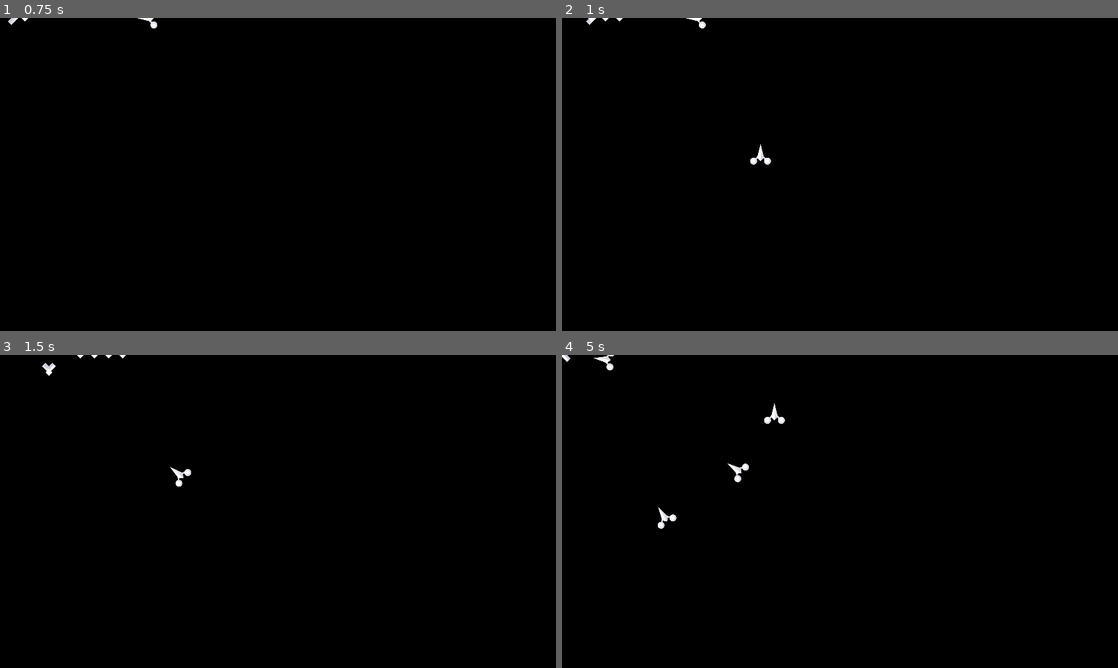
Above: before the commit, frames 1-4 (two rows, left to right).
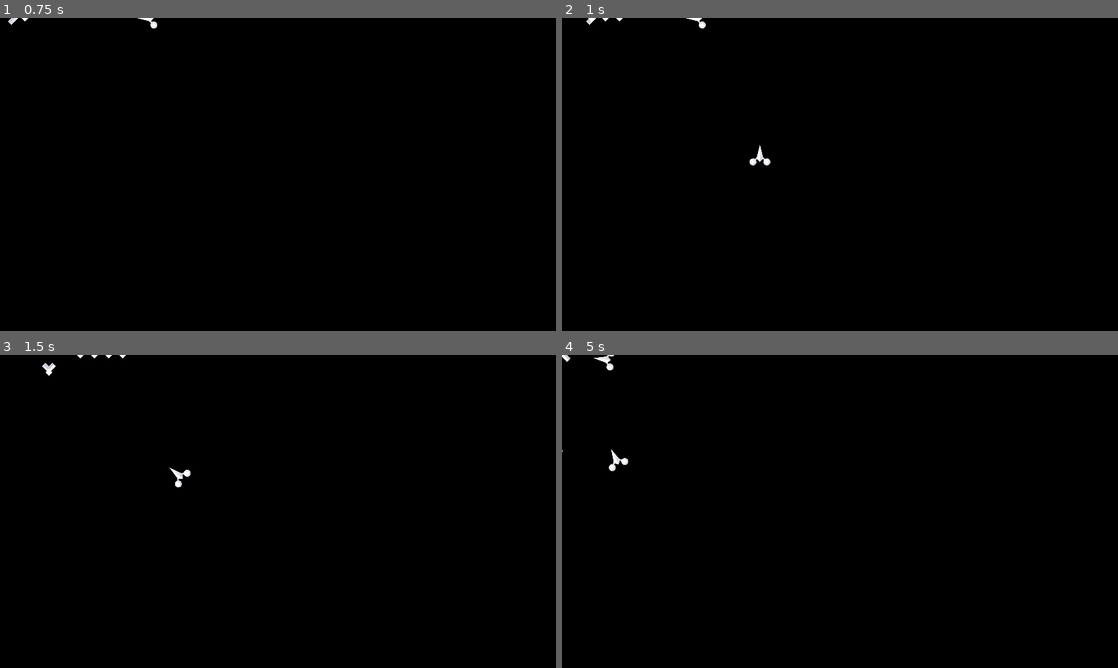
Above: after the commit, the same moments.

Repository: wdfeer/spaceshooter
Game: Godot game, scene res://src/game.tscn
The game is run twice, just before and just after one commit, with the same random seed, the same clock (stepped at 60 frames per second) and the same inputs.
Inputs (mouse positions are in pixels of both pictures, inside the frame that each line leads up to):
- Up to frame 1 (0.75 s): move the mouse to (400, 158) at 0.52 s; press the mouse at (400, 158) at 0.53 s; hold D (right) from 0.53 s (still down)
- Up to frame 2 (1 s): keep holding D (right)
- Up to frame 3 (1.5 s): move the mouse to (166, 527) at 1.27 s; release D (right) at 1.28 s; release the mouse at (166, 527) at 1.28 s; hold S (down) from 1.28 s (still down); click (166, 527) at 1.35 s
- Up to frame 4 (5 s): move the mouse to (895, 442) at 2.02 s; release S (down) at 2.03 s; press the mouse at (895, 442) at 2.03 s; hold D (right) 2.03-2.78 s; move the mouse to (812, 574) at 2.77 s; release the mouse at (812, 574) at 2.78 s; hold W (up) 2.78-3.53 s; click (812, 574) at 2.85 s; move the mouse to (1006, 558) at 3.52 s; press the mouse at (1006, 558) at 3.53 s; hold A (left) from 3.53 s (still down); move the mouse to (673, 464) at 4.27 s; release the mouse at (673, 464) at 4.28 s; click (673, 464) at 4.35 s

Frame 1 is identical in both runs. In frame 2, less than 0.1% of the frame differs, in the area x 33-38%, y 40-48%; in frame 3, less than 0.1%; in frame 4, 0.4%, in the area x 0-41%, y 0-56%.

Commit message:
Refactor

Diff:
--- a/src/enemy.gd
+++ b/src/enemy.gd
@@ -15,7 +15,6 @@
 		return player.global_position
 	return Vector2.ZERO
 
-
 func _on_area_entered(area: Area2D) -> void:
 	if area is Player:
 		area.queue_free()
--- a/src/enemy.tscn
+++ b/src/enemy.tscn
@@ -6,10 +6,10 @@
 [node name="Enemy" type="Area2D"]
 script = ExtResource("1_f50iw")
 
-[node name="Sprite2D" type="Sprite2D" parent="."]
-texture = ExtResource("1_h06jl")
-
 [node name="CollisionPolygon2D" type="CollisionPolygon2D" parent="."]
 polygon = PackedVector2Array(-48, 32, -40, 16, -24, 16, -16, 8, 0, -48, 16, 8, 24, 16, 40, 16, 48, 32, 40, 48, 24, 48, 16, 32, 16, 24, 0, 32, -16, 24, -16, 32, -24, 48, -40, 48)
 
+[node name="Sprite2D" type="Sprite2D" parent="CollisionPolygon2D"]
+texture = ExtResource("1_h06jl")
+
 [connection signal="area_entered" from="." to="." method="_on_area_entered"]
--- a/src/game.gd
+++ b/src/enemy_spawner.gd
@@ -1,20 +1,19 @@
-extends Node2D
-
-# Called every frame. 'delta' is the elapsed time since the previous frame.
-func _process(delta: float) -> void:
-	process_enemy_spawn(delta)
+extends Node
 
 const ENEMY_SPAWN_INTERVAL = 1
 const ENEMY_SPAWN_DISTANCE = 1000
 @export
 var enemy_scene: PackedScene
 var enemy_spawn_timer = 0
-func process_enemy_spawn(delta: float):
+@onready
+var game: Node2D = $".."
+
+func _process(delta: float) -> void:
 	enemy_spawn_timer += delta
 	if enemy_spawn_timer > ENEMY_SPAWN_INTERVAL:
 		var enemy: Node2D = enemy_scene.instantiate()
-		var player: Node2D = $"Player"
+		var player: Node2D = game.get_node("Player")
 		var spawn_pos: Vector2 = player.global_position + Vector2.from_angle(randf_range(0, 2 * PI)) * ENEMY_SPAWN_DISTANCE
 		enemy.global_position = spawn_pos
-		add_child(enemy)
+		game.add_child(enemy)
 		enemy_spawn_timer = 0
--- a/src/game.tscn
+++ b/src/game.tscn
@@ -1,11 +1,13 @@
 [gd_scene load_steps=4 format=3 uid="uid://1jqojvimrfhr"]
 
-[ext_resource type="Script" path="res://src/game.gd" id="1_d28xl"]
 [ext_resource type="PackedScene" uid="uid://bbwre6tb1fepi" path="res://src/player.tscn" id="1_xik60"]
 [ext_resource type="PackedScene" uid="uid://bigt7lnwxekpp" path="res://src/enemy.tscn" id="2_e52lj"]
+[ext_resource type="Script" path="res://src/enemy_spawner.gd" id="3_jma2g"]
 
 [node name="Game" type="Node2D"]
-script = ExtResource("1_d28xl")
+
+[node name="EnemySpawner" type="Node" parent="."]
+script = ExtResource("3_jma2g")
 enemy_scene = ExtResource("2_e52lj")
 
 [node name="Player" parent="." instance=ExtResource("1_xik60")]
